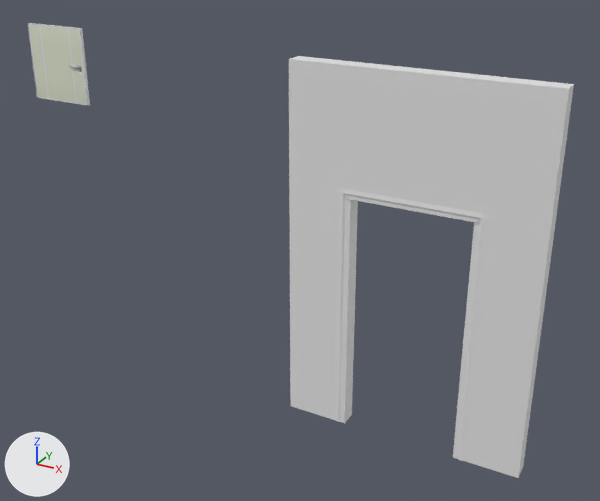
The FBX model Escape Room/modular_walls/door_frame.fbx: old version first, new version second.
One viewpoint serves both versions: a 50 mm lens placed at (3.02, -5.38, 4.16), pointed at (-0.01, 0.13, 1.4). Lighting does not change. The marker at lower left points along +X, +Y and +Z. Where no turn or scale is listed for an object, it has been applied to the vertices.

Objects in the first picture: 'Door', 'door_frame'.
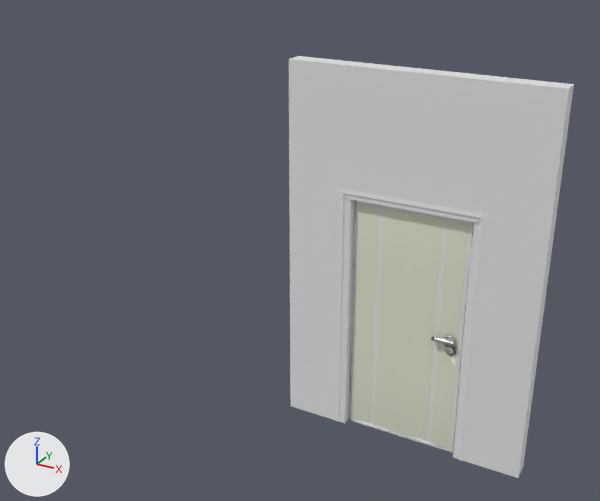
Commit message: one more

Boxes (x1, y1, x2, y2) around the edits, measured in the pictures (600 x 501 px):
'Door', moved, rescaled (97% wider, 202% taller)
    before: (27, 23, 90, 106)
    after: (349, 200, 474, 453)

What the commit changed:
Object 'Door' (ob_door) moves from (-3.0, 0.0, 2.4) to (0.0, 0.0, 0.0).
Object 'Door' (ob_door) is rescaled from (0.00652, 0.00328, 0.00328) to (0.01, 0.01, 0.01).
